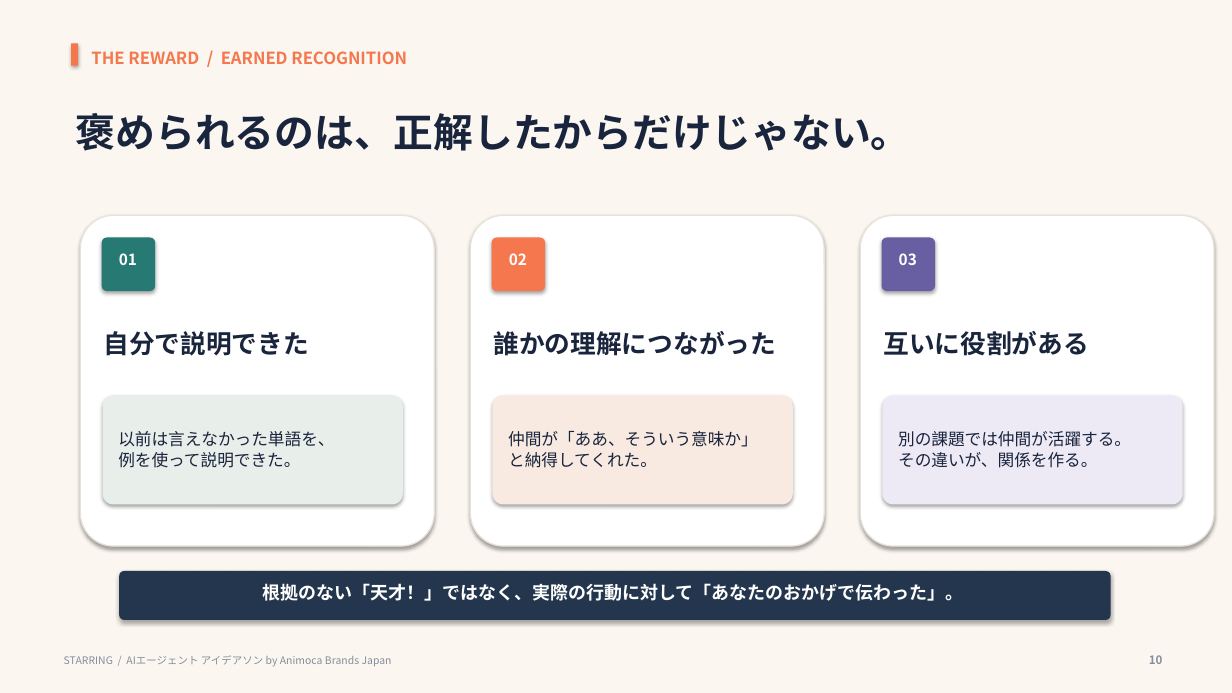
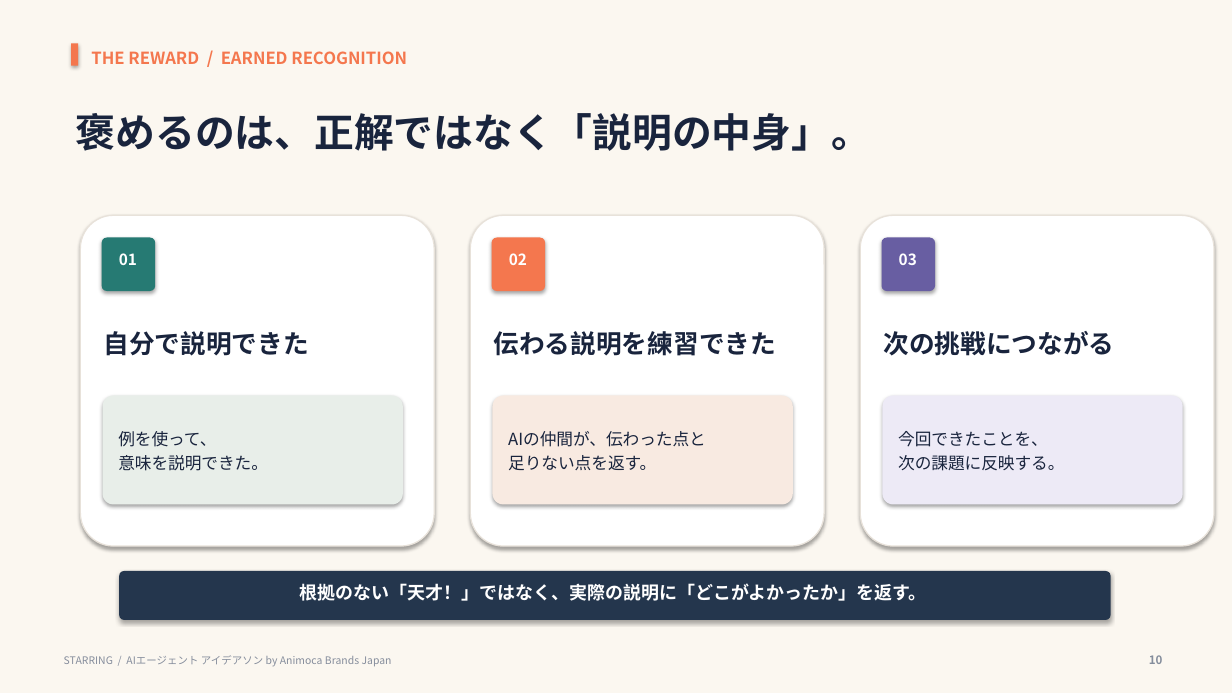
Before and after one commit to zpx9/a1, a slide deck: slide 10 of STARRING_final.pptx. Drawn at 1232x693 pixels with LibreOffice and Linux fonts; fonts in the diff are those of the drawing. Boxes give left, top, right and bottom in pixels: in the first picture for what was removed or moved away, otherwise in the second. Text is boxed around its words. In the diff, an @@ line names an element or a change of style, - is before the commit and + after.

```diff
--- a/STARRING_final.pptx
+++ b/STARRING_final.pptx
@@ text at [76,113,871,151]: text changed @@
-褒められるのは、正解したからだけじゃない。
+褒めるのは、正解ではなく「説明の中身」。
@@ text at [493,331,776,356]: text changed @@
-誰かの理解につながった
+伝わる説明を練習できた
@@ text at [883,331,1114,356]: text changed @@
-互いに役割がある
+次の挑戦につながる
@@ text at [118,431,268,471]: text changed @@
-以前は言えなかった単語を、
-例を使って説明できた。
+例を使って、
+意味を説明できた。
@@ text at [508,431,706,470]: text changed @@
-仲間が「ああ、そういう意味か」
-と納得してくれた。
+AIの仲間が、伝わった点と
+足りない点を返す。
@@ text at [898,431,1064,471]: text changed @@
-別の課題では仲間が活躍する。
-その違いが、関係を作る。
+今回できたことを、
+次の課題に反映する。
@@ text at [300,583,927,601]: text changed @@
-根拠のない「天才！」ではなく、実際の行動に対して「あなたのおかげで伝わった」。
+根拠のない「天才！」ではなく、実際の説明に「どこがよかったか」を返す。
```
Also in this commit, not shown: 8 other slides changed, 1 slide added, 1 slide removed, 1 other file.
